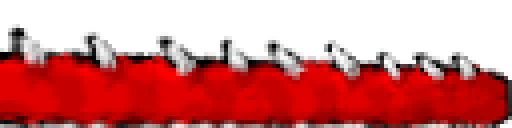
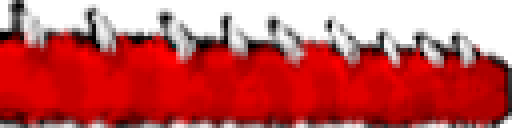
Before/after of a 512 x 128 layered artwork. What changed in the layer stack:
added layer "Transformation" above "Layer copy" over [0, 0, 512, 128]
painted on "Layer copy" over [0, 24, 512, 128]
